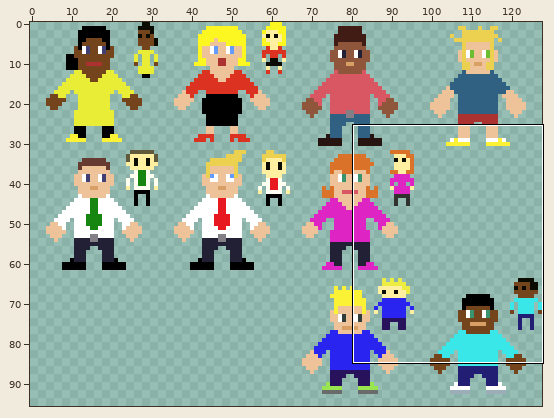
One commit to this sprite sheet: assets/img/CharacterSheet.png. The first picture is a wide view before the edit; the outline marks the close-up.
Close-up. Old version:
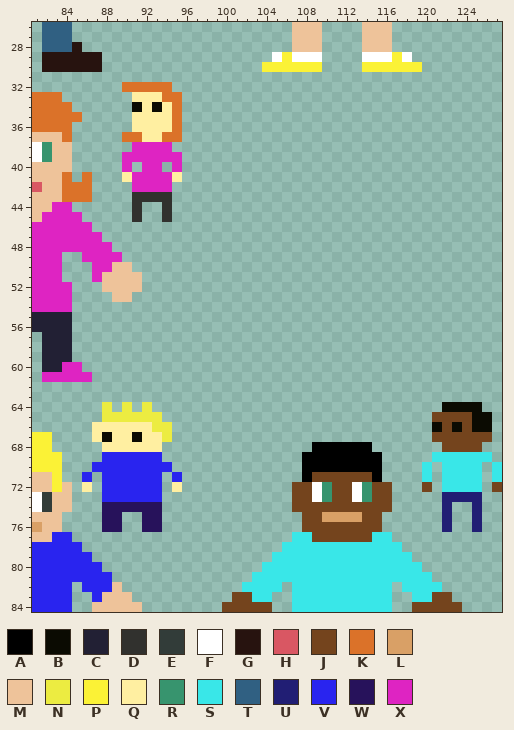
The file is 128x96 pixels. Colours within 5 levels of each other are drawn and written as one. Shown: x 81..127, y 26..84. The old version is drawn lined up with the new one. The commit also changed other parts of the picture, which this record leaves out.
Palette (. is transparent): A #000000  B #0b0b02  C #222034  D #31312e  E #323c39  F #ffffff  G #27130f  H #d95763  J #74441d  K #db7229  L #d9a066  M #eec39a  N #ecec41  P #fbf236  Q #ffefa1  R #37946e  S #39e7e8  T #306082  U #211e74  V #2924ef  W #27125b  X #de24c2
Pixels before (only the part around the change), first column x 83:
26 TT......................MMM....MMM...........
27 TT......................MMM....MMM...........
28 TTG.....................MMM....MMM...........
29 GGGGG.................FPFFF....FFFPF.........
30 GGGGG................PPPPPP....PPPPPP........
31 .............................................
32 .......KKKKK.................................
33 K.......QQQKK................................
34 KK......BQBQK................................
35 KKK.....QQQQK................................
36 KK......QQQQK................................
37 MK.....KKQQKK................................
38 MM......XXXX.................................
39 MM.....XXXXXX................................
40 MM.....X.XX.X................................
41 MK.K...QXXXXQ................................
42 MKKK....XXXX.................................
43 MKKK....DDDD.................................
44 XX......D..D.................................
45 XXX.....D..D.................................
46 XXXX.........................................
47 XXXXX........................................
48 XXXXXX.......................................
49 X..XXXX......................................
50 X...XXMM.....................................
51 X...XMMMM....................................
52 XX...MMMM....................................
53 XX....MM.....................................
54 XX...........................................
55 CC...........................................
56 CC...........................................
57 CC...........................................
58 CC...........................................
59 CC...........................................
60 CXX..........................................
61 XXXX.........................................
62 .............................................
63 .............................................
64 .....N.N.N.............................BBBB..
65 .....NNNNNN...........................JJJJBB.
66 ....QQQQQQNN..........................BJBJBB.
67 ....QBQQBQQN..........................JJJJJJ.
68 .....QQQQQQ...............AAAAAA.......JJJJ..
69 P....VVVVVV..............AAAAAAAA.....SSSSSS.
70 P...VVVVVVVV.............AAAAAAAA....S.SSSS.S
71 P..V.VVVVVV.V............AJJJJJJA....S.SSSS.S
72 PM.Q.VVVVVV.Q...........JJFRJJFRJJ...J.SSSS.J
73 MM...VVVVVV.............JJFRJJFRJJ.....UUUU..
74 MM...WWWWWW.............JJJJJJJJJJ.....U..U..
75 M....WW..WW..............JJLLLLJJ......U..U..
76 M....WW..WW..............JJJJJJJJ......U..U..
77 VV......................SSJJJJJJSS...........
78 VVV....................SSSSSSSSSSSS..........
79 VVVV..................SSSSSSSSSSSSSS.........
80 VVVVV................SSSSSSSSSSSSSSSS........
81 VVVVVV..............SSSSSSSSSSSSSSSSSS.......
82 VV.VVVM............SSSS.SSSSSSSSSS.SSSS......
83 VV..VMMM..........JJSS..SSSSSSSSSS..SSJJ.....
84 VV..MMMMM........JJJJJ..SSSSSSSSSS..JJJJJ....
Once edited:
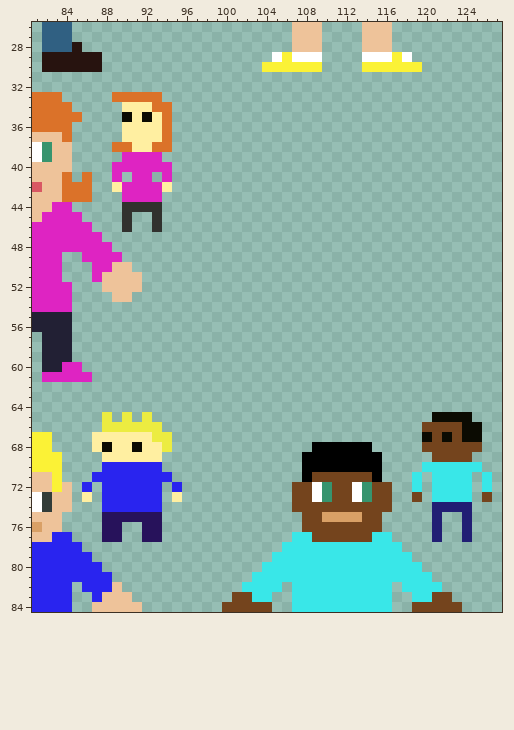
Edits made:
drawings rearranged on the sheet (the old picture shows each at its new place; 1 dropped ones are not shown)
y 32: x 90..94 KKKKK -> .....
y 33: x 89..95 ..QQQKK -> KKKKK..
y 34: x 90..91 .B -> QQ; x 93..95 BQK -> KK.
y 35: x 90 . -> B; x 92 Q -> B; x 94..95 QK -> K.
y 36: x 90 . -> Q; x 94..95 QK -> K.
y 37: x 90..91 KK -> QQ; x 95 K -> .
y 38: x 89..94 ..XXXX -> KKQQKK
y 39: x 94..95 XX -> ..
y 40: x 89 . -> X; x 91 . -> X; x 94..95 .X -> X.
y 41: x 89..90 .Q -> X.; x 93 X -> .; x 95 Q -> .
y 42: x 89..90 .. -> QX; x 94 X -> Q
y 43: x 90..94 .DDDD -> XXXX.
y 44: x 90 . -> D; x 92..94 ..D -> DD.
y 45: x 90..91 .D -> D.; x 93..94 .D -> D.
y 46: x 90 . -> D; x 93 . -> D
y 64: x 88 N -> .; x 90 N -> .; x 92 N -> .; x 122..125 BBBB -> ....
y 65: x 89 N -> .; x 91 N -> .; x 93 N -> .; x 121..126 JJJJBB -> BBBB..
y 66: x 87..92 QQQQQQ -> .NNNNN; x 94 N -> .; x 120..121 .B -> JJ; x 123..124 BJ -> JB; x 126 B -> .
y 67: x 88 B -> Q; x 91 B -> Q; x 93 Q -> N; x 120 . -> B; x 122 J -> B; x 124..126 JJJ -> BB.
y 68: x 87..88 .Q -> QB; x 91 Q -> B; x 94 . -> N; x 120..121 .. -> JJ
y 69: x 88..93 VVVVVV -> QQQQQQ; x 121..126 SSSSSS -> JJJJ..
y 70: x 87 V -> .; x 94 V -> .; x 121 . -> S; x 127 S -> .
y 71: x 86..87 V. -> .V; x 94..95 .V -> V.; x 119..121 .S. -> S.S; x 125..127 S.S -> .S.
y 72: x 86 Q -> V; x 95 Q -> V; x 119..121 .J. -> S.S; x 125..127 S.J -> .S.
y 73: x 86 . -> Q; x 95 . -> Q; x 119 . -> J; x 121..126 .UUUU. -> SSSS.J
y 74: x 88..93 WWWWWW -> VVVVVV; x 121 . -> U; x 123..125 ..U -> UU.
y 75: x 90..91 .. -> WW; x 121..122 .U -> U.; x 124..125 .U -> U.
y 76: x 121..122 .U -> U.; x 124..125 .U -> U.
y 77: x 88..89 .. -> WW; x 92..93 .. -> WW; x 121 . -> U; x 124 . -> U
Where, in picture pixels (left, top, right, bottom), the same in both close-ups:
changed: (112, 82, 182, 232)
changed: (82, 402, 182, 542)
changed: (412, 402, 502, 542)
